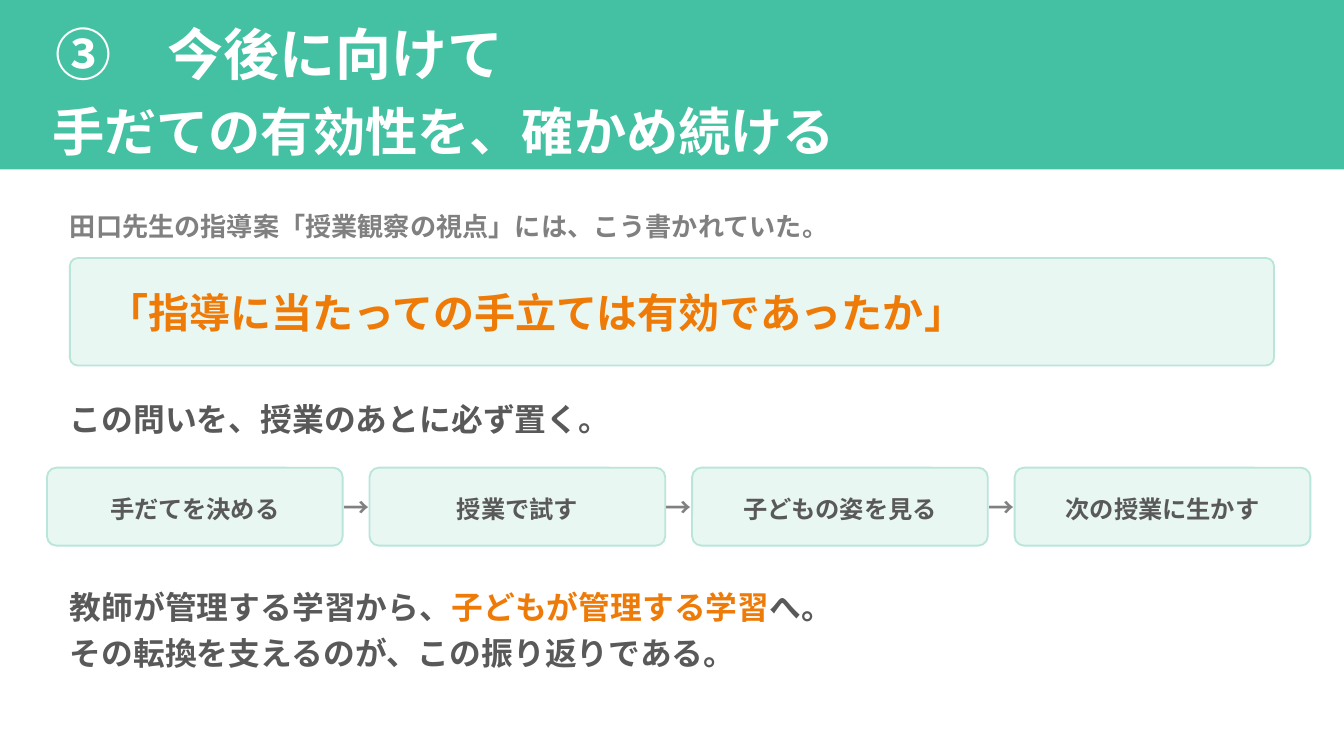
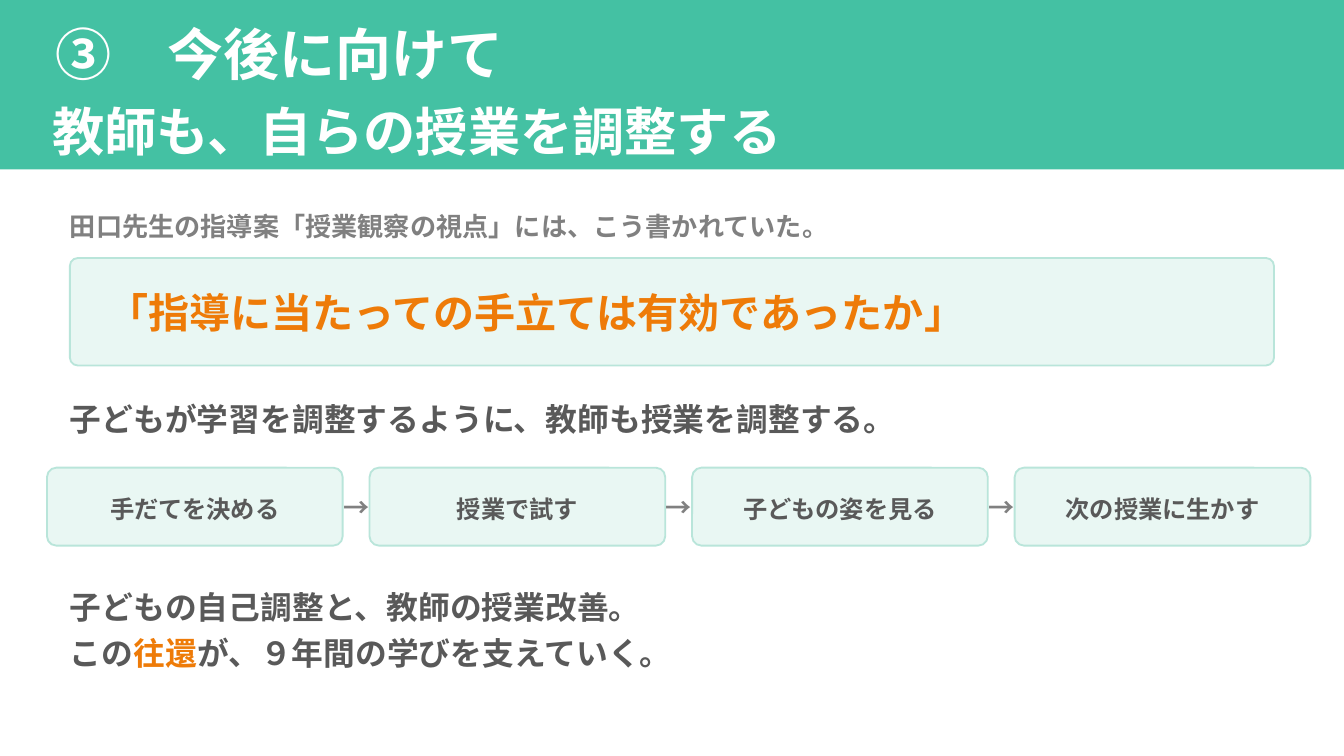
Before and after one commit to contynet730-star/con30, a slide deck: slide 14 of 指導課訪問_みらい青空学園/指導課訪問_５校時指導助言資料_みらい青空学園_プランB.pptx (slide 12 before the commit). Drawn at 1344x756 pixels with LibreOffice and Linux fonts; fonts in the diff are those of the drawing. Boxes give left, top, right and bottom in pixels: in the first picture for what was removed or moved away, otherwise in the second. Text is boxed around its words. In the diff, an @@ line names an element or a change of style, - is before the commit and + after.

```diff
--- a/指導課訪問_みらい青空学園/指導課訪問_５校時指導助言資料_みらい青空学園_プランB.pptx
+++ b/指導課訪問_みらい青空学園/指導課訪問_５校時指導助言資料_みらい青空学園_プランB.pptx
@@ text in rectangle at (x1=52, y1=106, x2=781, y2=156): text changed @@
-手だての有効性を、確かめ続ける
+教師も、自らの授業を調整する
@@ text at (x1=70, y1=403, x2=896, y2=434): text changed @@
-この問いを、授業のあとに必ず置く。
+子どもが学習を調整するように、教師も授業を調整する。
@@ text at (x1=70, y1=592, x2=672, y2=668): text changed @@
-教師が管理する学習から、子どもが管理する学習へ。
-その転換を支えるのが、この振り返りである。
+子どもの自己調整と、教師の授業改善。
+この往還が、９年間の学びを支えていく。
```
Also in this commit, not shown: 1 other slide changed, 2 slides added, 2 other files.
